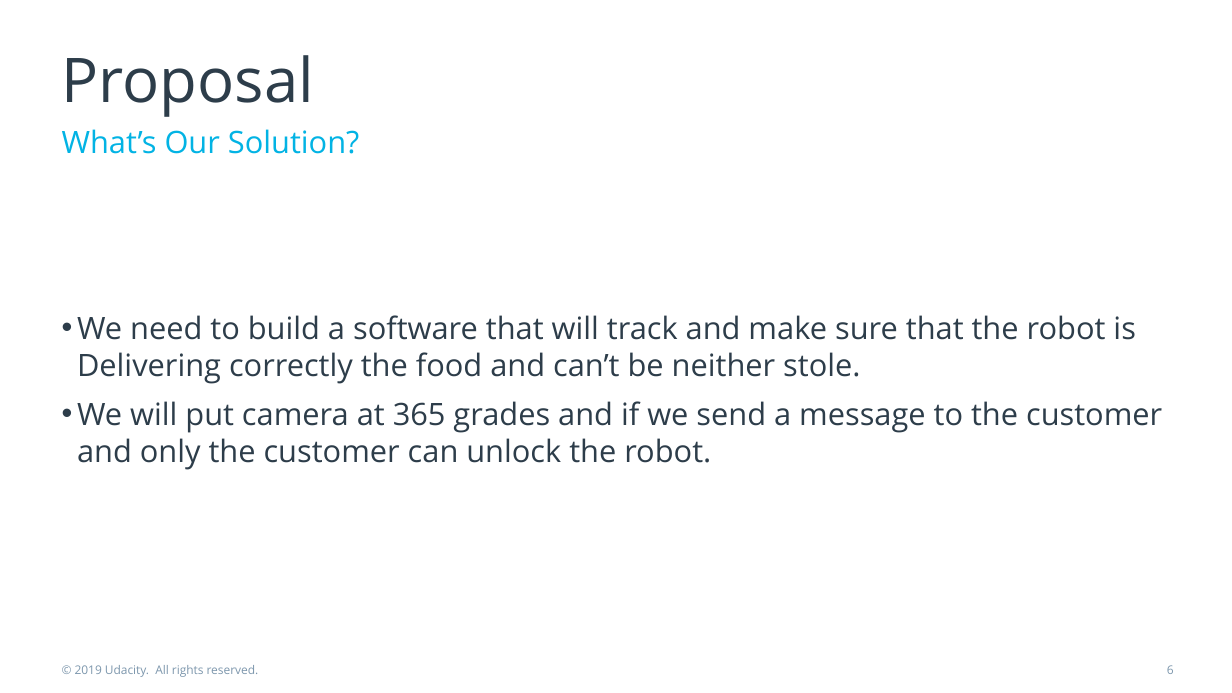
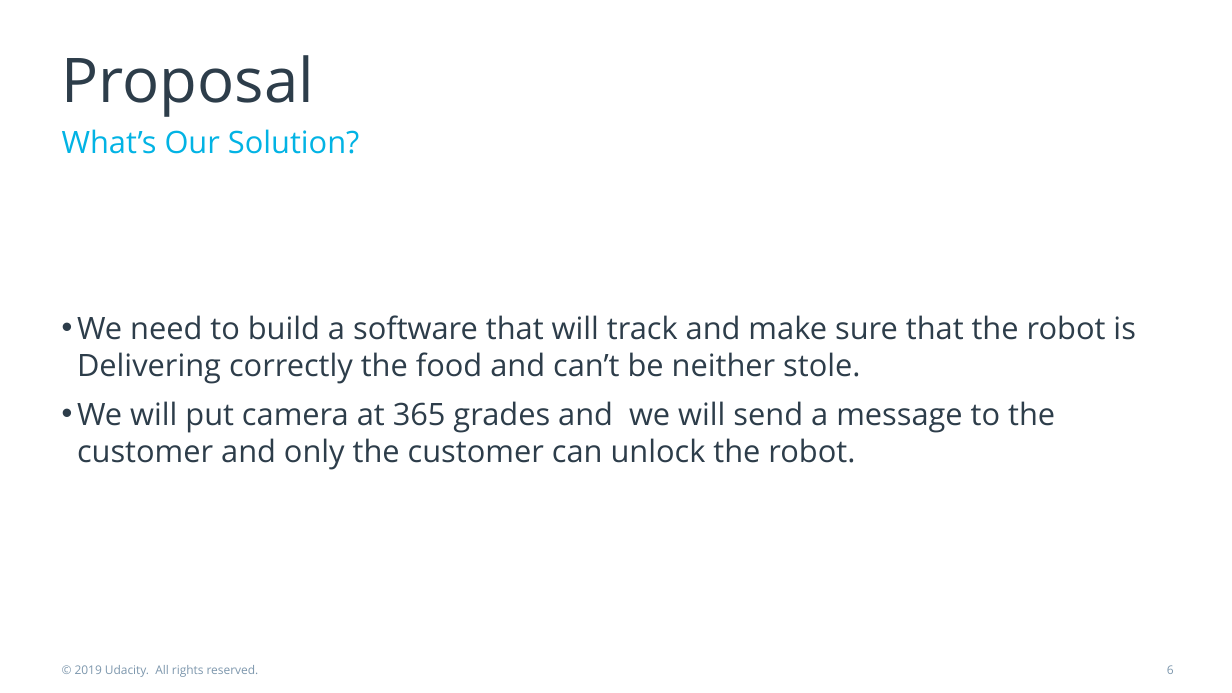
Before and after one commit to Vegetam/ProductManager, a slide deck: slide 6 of DoorDashPresentation.pptx. Drawn at 1232x693 pixels with LibreOffice and Linux fonts; fonts in the diff are those of the drawing. Boxes give left, top, right and bottom in pixels: in the first picture for what was removed or moved away, otherwise in the second. Text is boxed around its words. In the diff, an @@ line names an element or a change of style, - is before the commit and + after.

```diff
--- a/DoorDashPresentation.pptx
+++ b/DoorDashPresentation.pptx
@@ text at <box>77,401,1055,470</box>: text changed @@
-• We will put camera at 365 grades and if we send a message to the customer and only the customer can unlock the robot.
+• We will put camera at 365 grades and we will send a message to the customer and only the customer can unlock the robot.
```
Also in this commit, not shown: 4 other slides changed.
